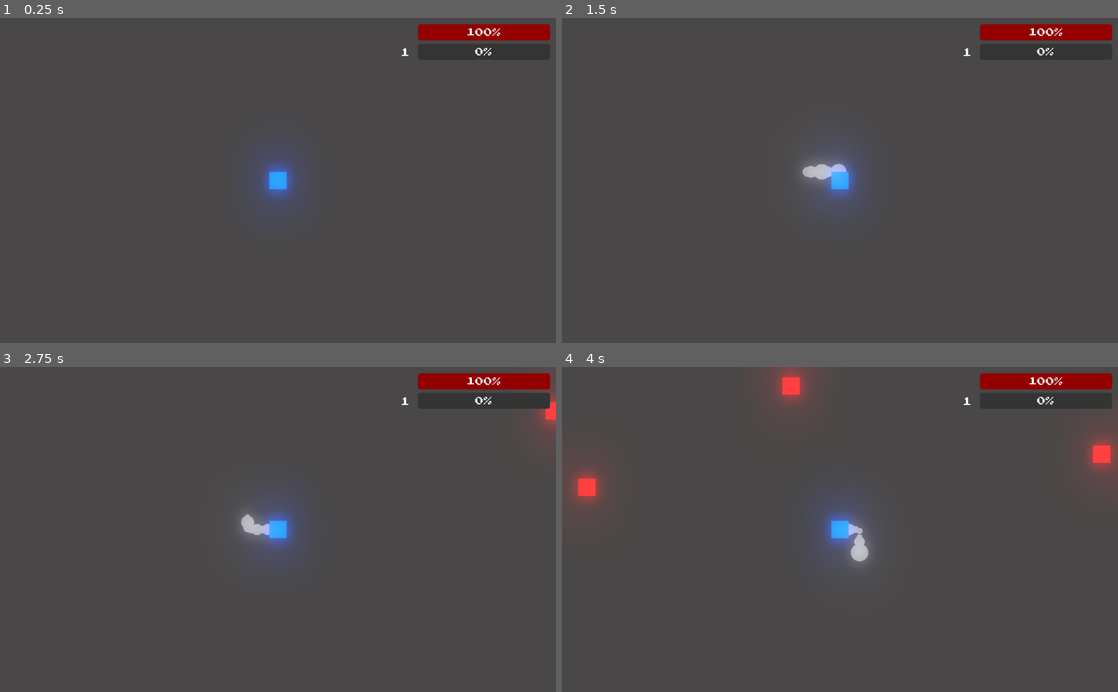
Above: before the commit, frames 1-4 (two rows, left to right).
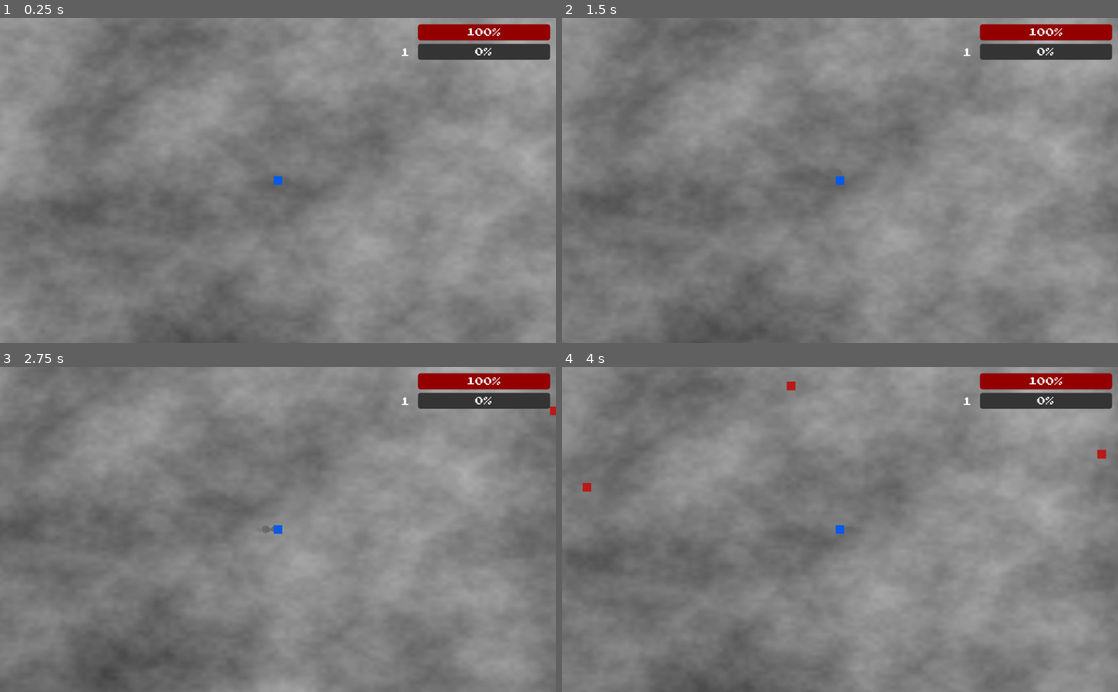
Above: after the commit, the same moments.

Repository: svenfinke/bulletstorm
Game: Godot game, scene res://Scenes/Demo.tscn
Two runs of this game, one before a commit and one after it. Both use one fixed random seed, a clock stepped at 60 frames per second and the inputs below.
Inputs (mouse positions are in pixels of both pictures, inside the frame that each line leads up to):
- Up to frame 1 (0.25 s): no input
- Up to frame 2 (1.5 s): tap Enter at 0.5 s; move the mouse to (962, 164) at 0.52 s; hold Right (ui_right) 0.53-1.28 s; move the mouse to (728, 196) at 1.27 s; hold Down (ui_down) from 1.28 s (still down)
- Up to frame 3 (2.75 s): move the mouse to (333, 458) at 2.02 s; release Down (ui_down) at 2.03 s; hold Right (ui_right) from 2.03 s (still down)
- Up to frame 4 (4 s): move the mouse to (812, 594) at 2.77 s; release Right (ui_right) at 2.78 s; hold Up (ui_up) 2.78-3.53 s; move the mouse to (1006, 578) at 3.52 s; hold Left (ui_left) from 3.53 s (still down)

The runs differ from the first frame. In frame 1, 96% of the frame differs, in the area x 0-100%, y 0-100%; in frame 2, 95%; in frame 3, 95%; in frame 4, 96%.

Commit message:
add level up system

Diff:
--- a/Entities/Characters/Player.tscn
+++ b/Entities/Characters/Player.tscn
@@ -6,6 +6,10 @@
 
 [sub_resource type="CircleShape2D" id=2]
 radius = 322.751
+
+[sub_resource type="Gradient" id=3]
+offsets = PoolRealArray( 0, 0.537056, 1 )
+colors = PoolColorArray( 1, 1, 1, 1, 1, 1, 1, 1, 1, 1, 1, 0 )
 
 [sub_resource type="RectangleShape2D" id=1]
 extents = Vector2( 32, 32 )
@@ -24,14 +28,20 @@
 shape = SubResource( 2 )
 
 [node name="CPUParticles2D" type="CPUParticles2D" parent="."]
+amount = 10
+lifetime = 0.5
 local_coords = false
 texture = ExtResource( 4 )
+emission_shape = 1
+emission_sphere_radius = 5.0
+spread = 70.77
 gravity = Vector2( 0, 0 )
-angular_velocity = 5.0
+angular_velocity = 14.0
 angular_velocity_random = 1.0
-scale_amount = 0.07
-scale_amount_random = 0.2
+scale_amount = 0.02
+scale_amount_random = 0.1
 color = Color( 0.415686, 0.415686, 0.415686, 1 )
+color_ramp = SubResource( 3 )
 
 [node name="Sprite" type="Sprite" parent="."]
 modulate = Color( 0.0313726, 0.352941, 0.909804, 1 )
--- a/Scenes/Demo.tscn
+++ b/Scenes/Demo.tscn
@@ -1,18 +1,31 @@
-[gd_scene load_steps=5 format=2]
+[gd_scene load_steps=8 format=2]
 
 [ext_resource path="res://Entities/Characters/Player.tscn" type="PackedScene" id=1]
 [ext_resource path="res://Scenes/Demo.gd" type="Script" id=2]
 [ext_resource path="res://Scenes/GameUi.tscn" type="PackedScene" id=3]
+[ext_resource path="res://Sprites/light.png" type="Texture" id=4]
 
-[sub_resource type="Environment" id=1]
-background_mode = 4
-glow_enabled = true
-glow_bloom = 1.0
-glow_blend_mode = 0
-glow_bicubic_upscale = true
+[sub_resource type="CanvasItemMaterial" id=1]
+
+[sub_resource type="OpenSimplexNoise" id=3]
+seed = 3
+octaves = 9
+period = 74.4
+persistence = 0.636
+lacunarity = 2.55
+
+[sub_resource type="NoiseTexture" id=2]
+noise = SubResource( 3 )
 
 [node name="Demo" type="Node2D"]
+scale = Vector2( 0.5, 0.5 )
 script = ExtResource( 2 )
+
+[node name="Sprite" type="Sprite" parent="."]
+material = SubResource( 1 )
+position = Vector2( 1404, 920 )
+scale = Vector2( 19.2344, 14.0313 )
+texture = SubResource( 2 )
 
 [node name="Player" parent="." instance=ExtResource( 1 )]
 position = Vector2( 512, 300 )
@@ -21,9 +34,6 @@
 scale = Vector2( 0.5, 0.5 )
 current = true
 
-[node name="WorldEnvironment" type="WorldEnvironment" parent="."]
-environment = SubResource( 1 )
-
 [node name="EnemySpawnTimer" type="Timer" parent="."]
 autostart = true
 
@@ -31,5 +41,11 @@
 
 [node name="GameUI" parent="CanvasLayer" instance=ExtResource( 3 )]
 
+[node name="Light2D" type="Light2D" parent="."]
+position = Vector2( 1234, 812 )
+scale = Vector2( 5.42578, 5.41406 )
+editor_only = true
+texture = ExtResource( 4 )
+
 [connection signal="tree_exiting" from="Player" to="." method="_on_Knight_tree_exiting"]
 [connection signal="timeout" from="EnemySpawnTimer" to="." method="_on_EnemySpawnTimer_timeout"]
--- a/project.godot
+++ b/project.godot
@@ -48,5 +48,5 @@
 
 [rendering]
 
-environment/default_clear_color=Color( 0.12549, 0.121569, 0.121569, 1 )
+environment/default_clear_color=Color( 0, 0, 0, 1 )
 environment/default_environment="res://default_env.tres"
Not shown: 1 places in Entities/Characters/Player.tscn that only renumber resources
Binary file added: Sprites/light.png
Not shown, added: Sprites/light.png.import
Not shown, changed: .DS_Store
